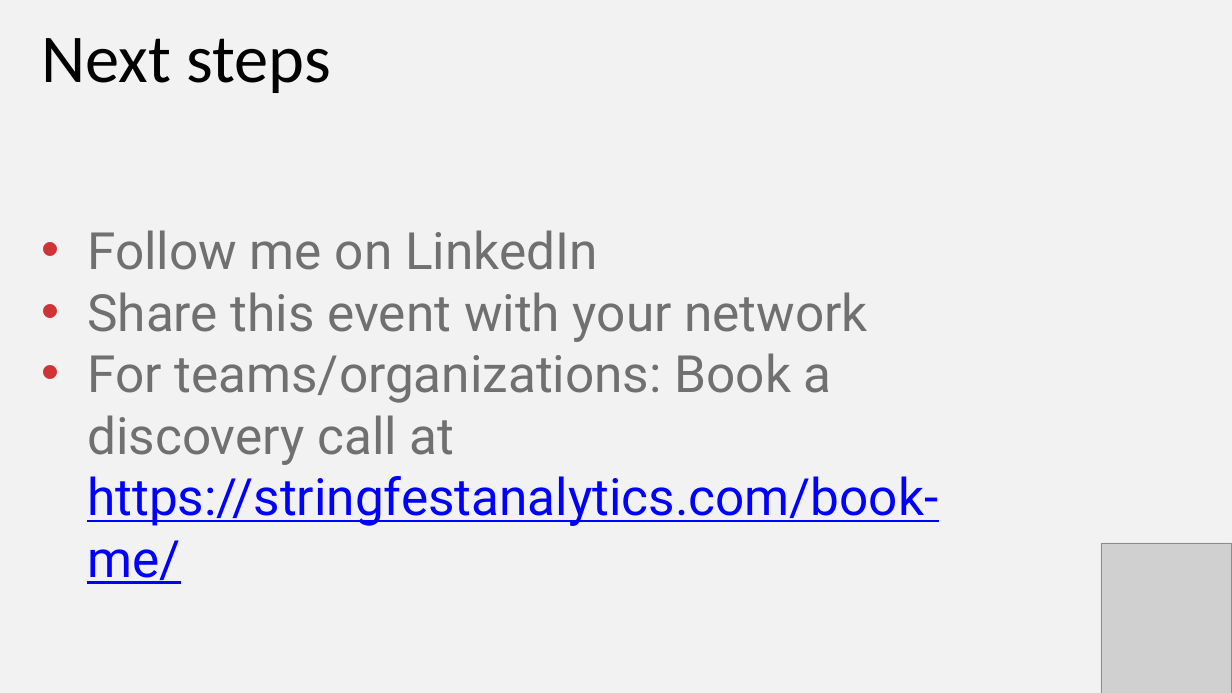
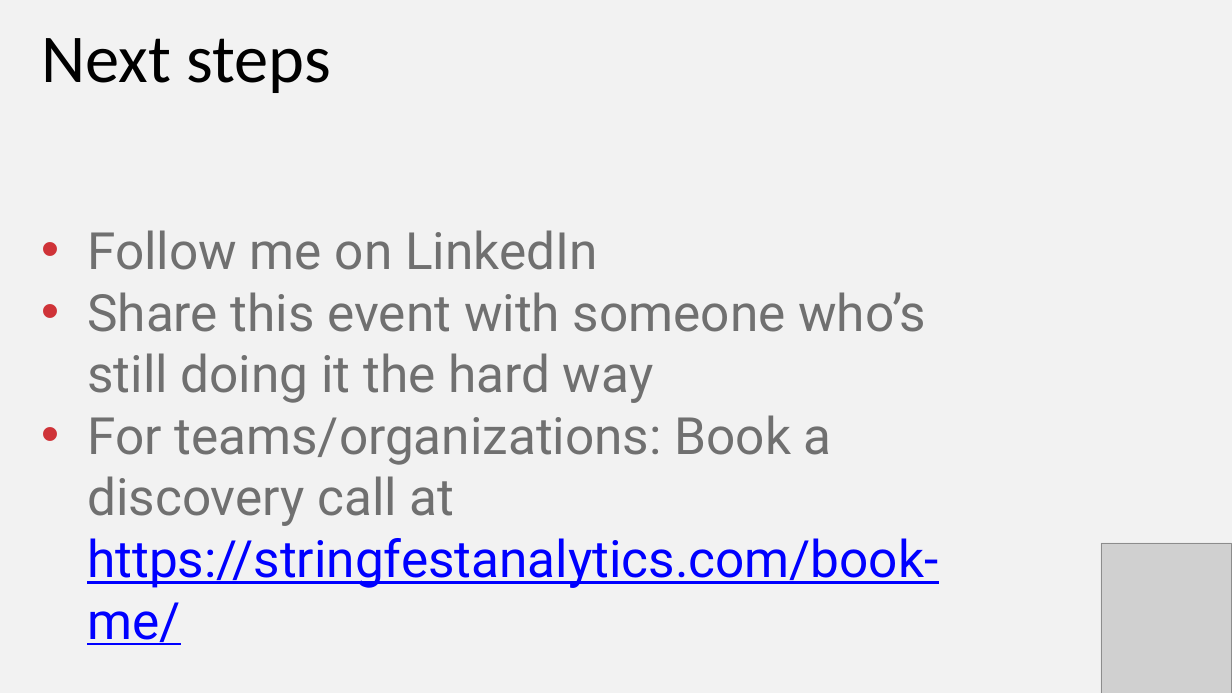
Before and after one commit to stringfestdata/modern-excel-demo-day, a slide deck: slide 15 of modern-excel-demo-day.pptx. Drawn at 1232x693 pixels with LibreOffice and Linux fonts; fonts in the diff are those of the drawing; grey boxes stand for pictures. Boxes give left, top, right and bottom in pixels: in the first picture for what was removed or moved away, otherwise in the second. Text is boxed around its words. In the diff, an @@ line names an element or a change of style, - is before the commit and + after.

```diff
--- a/modern-excel-demo-day.pptx
+++ b/modern-excel-demo-day.pptx
@@ text at bbox=[87, 292, 926, 403]: text changed @@
-• Share this event with your network
+• Share this event with someone who’s still doing it the hard way
```
Also in this commit, not shown: 4 other slides changed.
